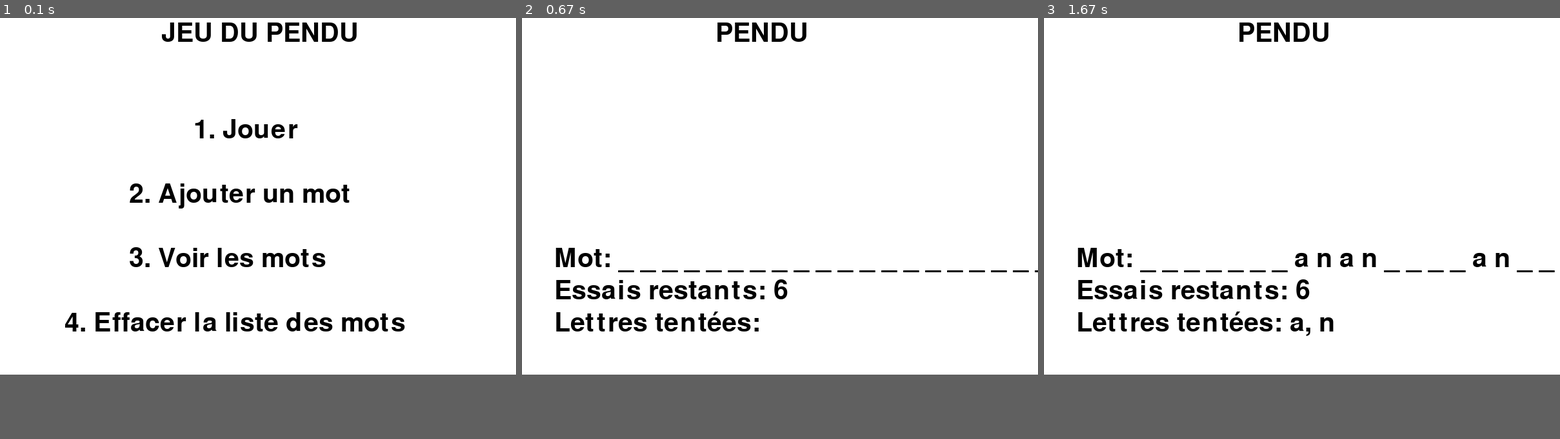
Above: before the commit, frames 1-3 (left to right).
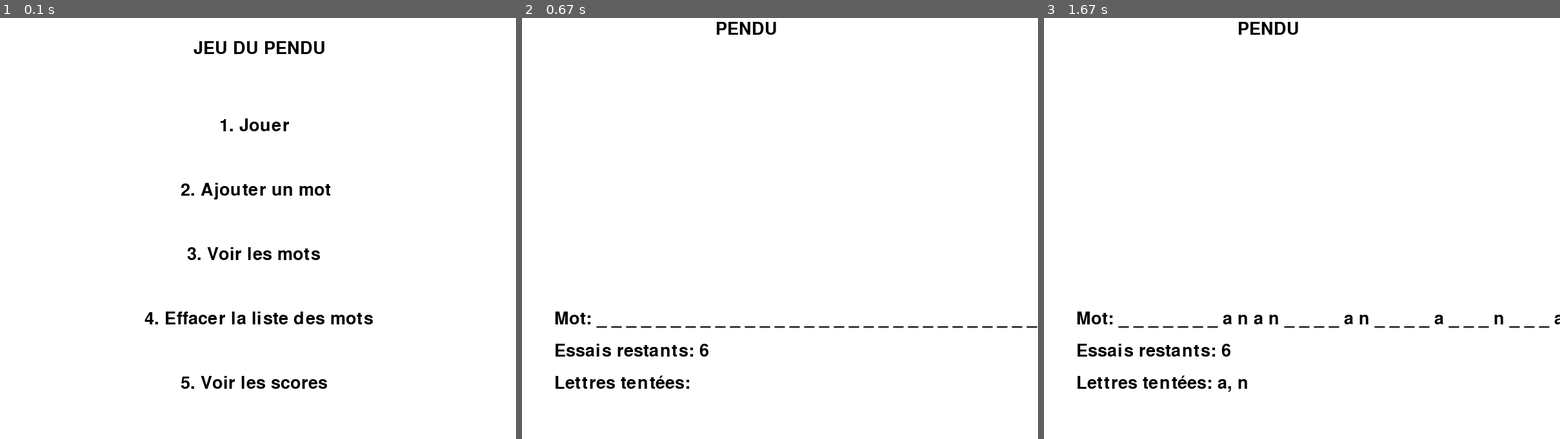
Above: after the commit, the same moments.

Repository: Hippolyte-Geslain/pendu
Game: pygame game, started from Pendu.py
Same seed, same stepped clock (60 frames per second), same inputs: the game is played once before the commit and once after it.
Inputs:
- Up to frame 1 (0.1 s): no input
- Up to frame 2 (0.67 s): tap 1 at 0.33 s
- Up to frame 3 (1.67 s): type "ann" at 0.67 s; tap Enter at 1 s
The window is 800x600 before the commit and 800x700 after it. Grey fills any space a smaller window leaves; there, only what the larger window draws over its background counts as a difference.

The runs differ from the first frame. In frame 1, 5.3% of the frame differs, in the area x 12-79%, y 1-89%; in frame 2, 3.6%; in frame 3, 4.2%.

Commit message:
centrage du menu

Diff:
--- a/Pendu.py
+++ b/Pendu.py
@@ -6,11 +6,11 @@
 pygame.init()
 
 # Dimensions de la fenêtre
-WIDTH, HEIGHT = 800, 600
+WIDTH, HEIGHT = 800, 700
 WHITE = (255, 255, 255)
 BLACK = (0, 0, 0)
 RED = (255, 0, 0)
-FONT = pygame.font.Font(None, 60)
+FONT = pygame.font.Font(None, 40)
 
 # Fichiers locaux
 MOTS_FICHIER = "mots.txt"
@@ -103,12 +103,12 @@
     clock = pygame.time.Clock()
     while True:
         screen.fill(WHITE)
-        afficher_texte("JEU DU PENDU", WIDTH // 2 - 150, 50)
-        afficher_texte("1. Jouer", WIDTH // 2 - 100, 200)
-        afficher_texte("2. Ajouter un mot", WIDTH // 2 - 200, 300)
-        afficher_texte("3. Voir les mots", WIDTH // 2 - 200, 400)
-        afficher_texte("4. Effacer la liste des mots", WIDTH // 2 - 300, 500)
-        afficher_texte("5. Voir les scores", WIDTH // 2 - 200, 600)
+        afficher_texte("JEU DU PENDU", WIDTH // 2 - 100, 80) #WIDTH // 2 - 150 sert a centrer le texte
+        afficher_texte("1. Jouer", WIDTH // 2 - 60, 200)
+        afficher_texte("2. Ajouter un mot", WIDTH // 2 - 120, 300)
+        afficher_texte("3. Voir les mots", WIDTH // 2 - 110, 400)
+        afficher_texte("4. Effacer la liste des mots", WIDTH // 2 - 176, 500)
+        afficher_texte("5. Voir les scores", WIDTH // 2 - 120, 600)
         afficher_texte("6. Quitter", WIDTH // 2 - 100, 700)
         pygame.display.flip()
 
